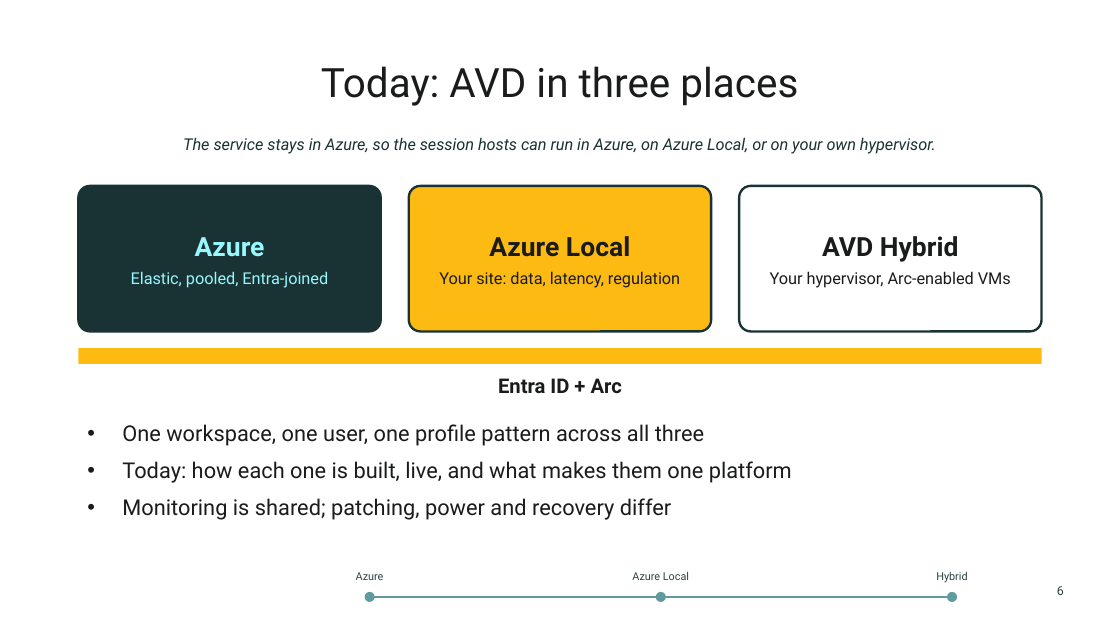
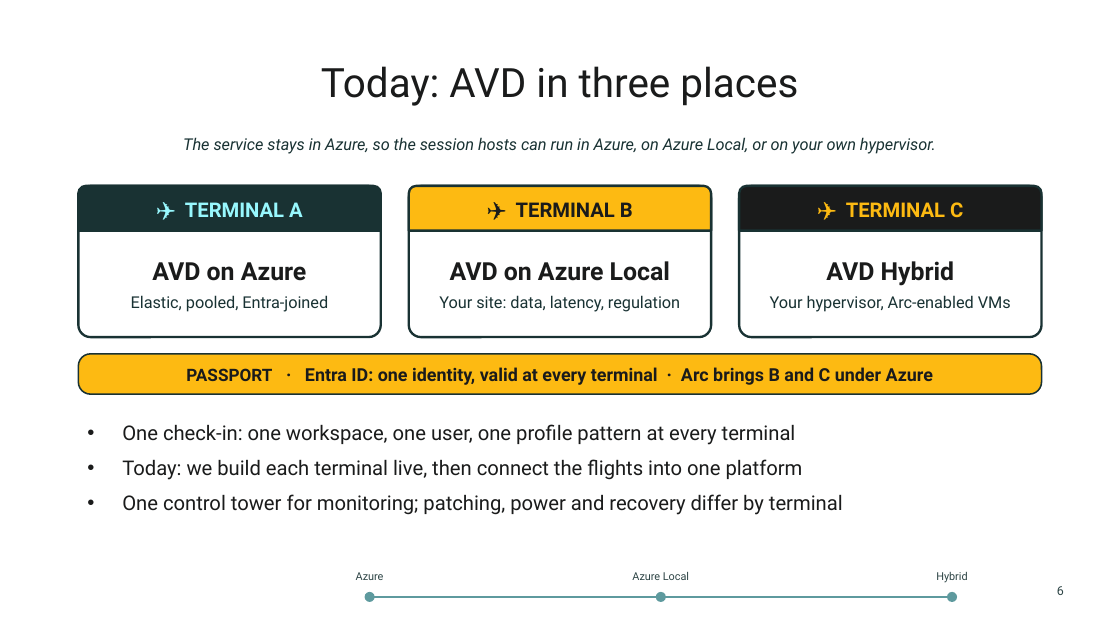
Before and after one commit to thisismydemo/nic2026_avd, a slide deck: slide 6 of presentation/AVD_Anywhere_NIC2026.pptx. Drawn at 1120x630 pixels with LibreOffice and Linux fonts; fonts in the diff are those of the drawing; background and template pictures are left out. Boxes give left, top, right and bottom in pixels: in the first picture for what was removed or moved away, otherwise in the second. Text is boxed around its words. In the diff, an @@ line names an element or a change of style, - is before the commit and + after.

```diff
--- a/presentation/AVD_Anywhere_NIC2026.pptx
+++ b/presentation/AVD_Anywhere_NIC2026.pptx
@@ rounded rectangle added at (x1=78, y1=186, x2=381, y2=337), fill #FFFFFF, outline #193233 1.5 pt @@
@@ round same rect added at (x1=78, y1=186, x2=381, y2=231), fill #193233, outline #193233 1.5 pt, 13 pt, text #98F8FE, bold @@
+✈ TERMINAL A
@@ rounded rectangle added at (x1=409, y1=186, x2=711, y2=337), fill #FFFFFF, outline #193233 1.5 pt @@
@@ round same rect added at (x1=409, y1=186, x2=711, y2=231), fill #FDBA12, outline #193233 1.5 pt, 13 pt, text #1A1B1B, bold @@
+✈ TERMINAL B
@@ rounded rectangle added at (x1=739, y1=186, x2=1042, y2=337), fill #FFFFFF, outline #193233 1.5 pt @@
@@ round same rect added at (x1=739, y1=186, x2=1042, y2=231), fill #1A1B1B, outline #193233 1.5 pt, 13 pt, text #FDBA12, bold @@
+✈ TERMINAL C
@@ text "AVD on Azure" moved from (x1=78, y1=186, x2=381, y2=332) to (x1=131, y1=262, x2=328, y2=312) @@
@@ text "AVD on Azure" at (x1=131, y1=262, x2=328, y2=312): fill #193233 to none; outline #193233 1.5 pt to none @@
@@ text "AVD on Azure Local" moved from (x1=409, y1=186, x2=711, y2=332) to (x1=439, y1=261, x2=680, y2=312) @@
@@ text "AVD on Azure Local" at (x1=439, y1=261, x2=680, y2=312): fill #FDBA12 to none; outline #193233 1.5 pt to none @@
@@ text "AVD Hybrid" moved from (x1=739, y1=186, x2=1042, y2=332) to (x1=770, y1=261, x2=1011, y2=312) @@
@@ text "AVD Hybrid" at (x1=770, y1=261, x2=1011, y2=312): size 17 to 16 pt in "AVD Hybrid"; text colour #1A1B1B to #193233 in "Your hypervisor, Arc-enabled VMs"; fill #FFFFFF to none; outline #193233 1.5 pt to none @@
@@ text at (x1=152, y1=262, x2=307, y2=281): text changed; size 17 to 16 pt; text colour #98F8FE to #1A1B1B @@
-Azure
+AVD on Azure
@@ text at (x1=450, y1=261, x2=670, y2=281): text changed; size 17 to 16 pt @@
-Azure Local
+AVD on Azure Local
@@ text at (x1=131, y1=295, x2=328, y2=312): text colour #98F8FE to #193233 in "Elastic, pooled, Entra-joined" @@
@@ text at (x1=439, y1=295, x2=680, y2=312): text colour #1A1B1B to #193233 in "Your site: data, latency, regulation" @@
@@ rectangle removed at (x1=78, y1=348, x2=1042, y2=364) @@
@@ rounded rectangle added at (x1=78, y1=354, x2=1042, y2=394), fill #FDBA12, outline #193233 1 pt, 11.5 pt, text #1A1B1B, bold @@
+PASSPORT · Entra ID: one identity, valid at every terminal · Arc brings B and C under Azure
@@ text removed at (x1=498, y1=378, x2=622, y2=394) @@
-Entra ID + Arc
@@ text at (x1=122, y1=424, x2=843, y2=515): text changed; size 14 to 13 pt @@
-• One workspace, one user, one profile pattern across all three
-• Today: how each one is built, live, and what makes them one platform
-• Monitoring is shared; patching, power and recovery differ
+• One check-in: one workspace, one user, one profile pattern at every terminal
+• Today: we build each terminal live, then connect the flights into one platform
+• One control tower for monitoring; patching, power and recovery differ by terminal
```
Also in this commit, not shown: 36 other slides changed, 4 slides added, 2 slides removed.
